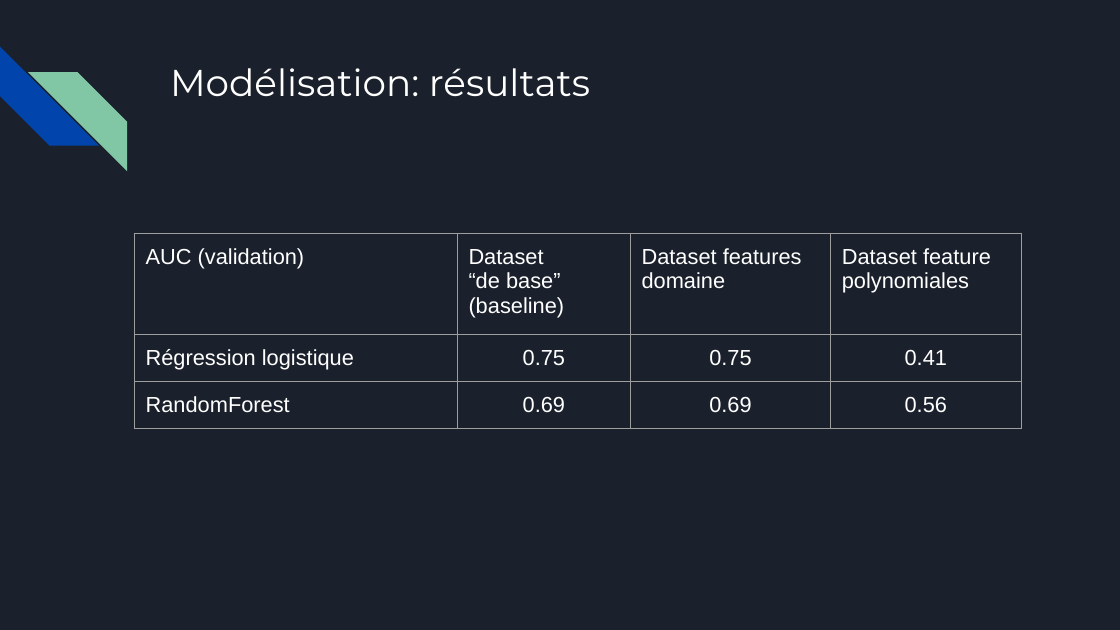
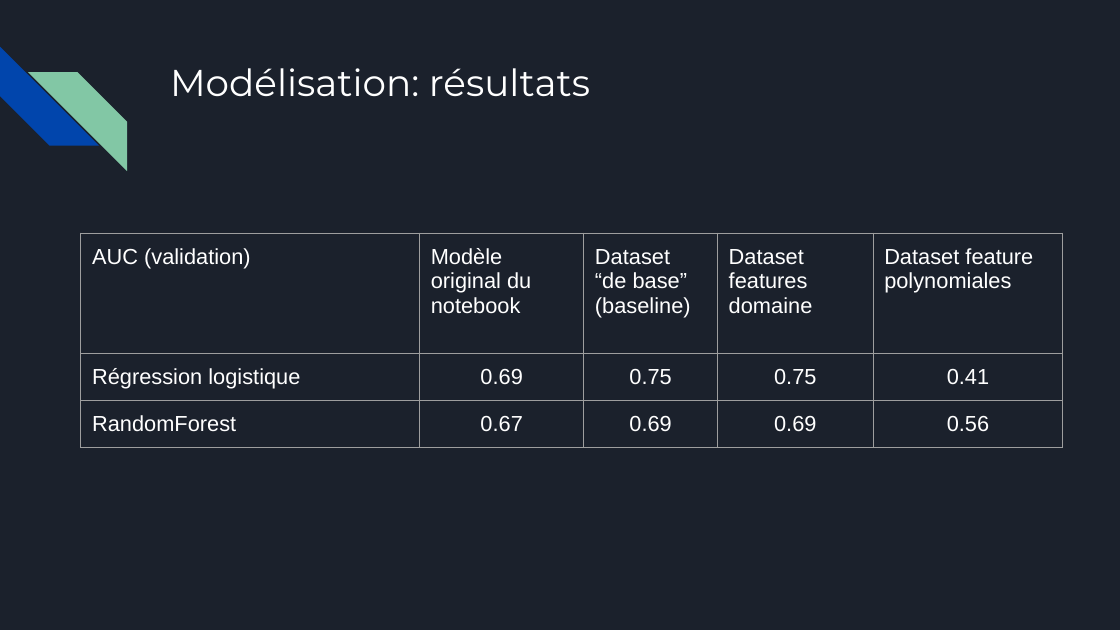
Before and after one commit to codeurEnHerbe/ProjetOC6, a slide deck: slide 9 of Auriac_Rafael_1_presentation_112025.pptx. Drawn at 1120x630 pixels with LibreOffice and Linux fonts; fonts in the diff are those of the drawing. Boxes give left, top, right and bottom in pixels: in the first picture for what was removed or moved away, otherwise in the second. Text is boxed around its words. In the diff, an @@ line names an element or a change of style, - is before the commit and + after.

```diff
--- a/Auriac_Rafael_1_presentation_112025.pptx
+++ b/Auriac_Rafael_1_presentation_112025.pptx
@@ table at <box>81,233,1063,600</box> @@
+column 2: Modèle original du notebook | 0.69 | 0.67
@@ table: place and size @@
-table at <box>134,233,1021,600</box>
+table at <box>81,233,1063,600</box>
```
Also in this commit, not shown: 4 other slides changed, 1 slide added, 1 slide removed, 3 other files.
